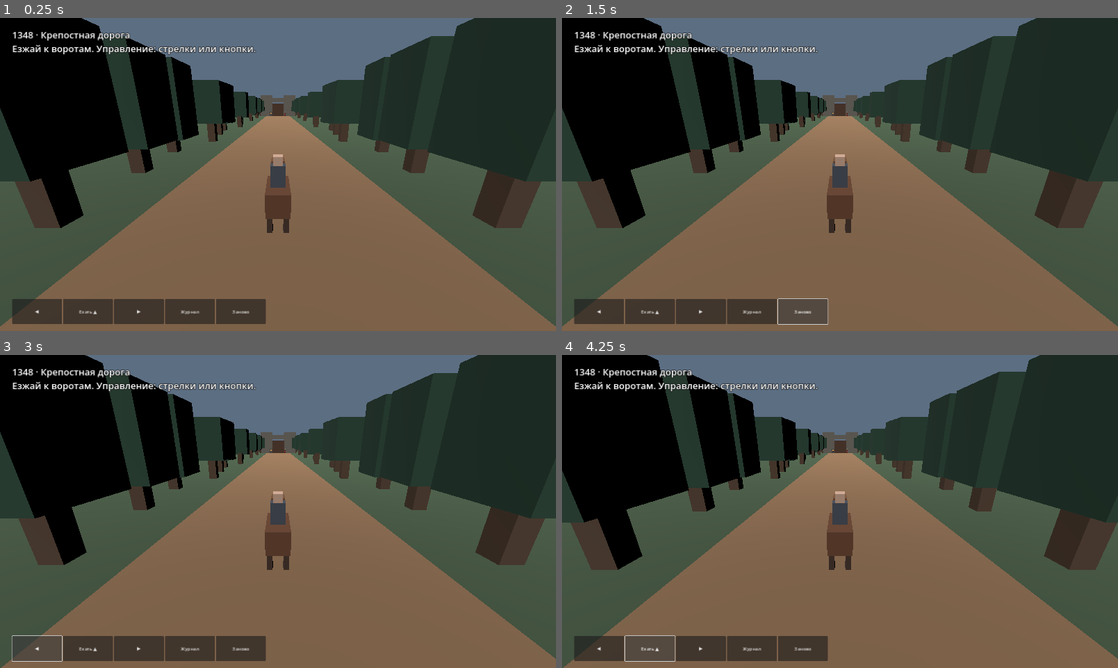
Above: before the commit, frames 1-4 (two rows, left to right).
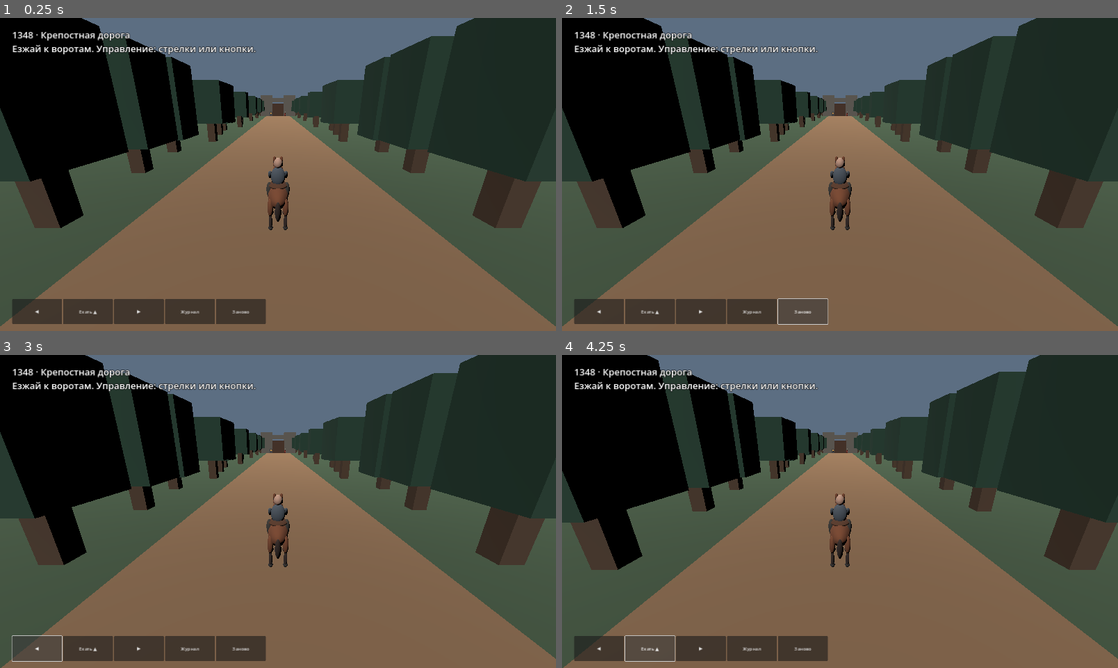
Above: after the commit, the same moments.

Repository: danilaextrem-afk/-
Game: Godot game, scene res://Content/Road.tscn
The game is run twice, just before and just after one commit, with the same random seed, the same clock (stepped at 60 frames per second) and the same inputs. This scene is started directly instead of the project's main scene.
Inputs:
- Up to frame 1 (0.25 s): no input
- Up to frame 2 (1.5 s): click "Заново" at 0.5 s; click "Заново" at 1.25 s
- Up to frame 3 (3 s): click "Заново" at 2 s; click "◀" at 2.75 s
- Up to frame 4 (4.25 s): click "Ехать ▲" at 3.5 s

The runs differ from the first frame. In frame 1, 0.6% of the frame differs, in the area x 47-53%, y 43-69%; in frame 2, 0.6%; in frame 3, 0.6%; in frame 4, 0.6%.

Commit message:
Animate a shared original bay horse and rider in both road scenes

Diff:
--- a/Source/night_road.gd
+++ b/Source/night_road.gd
@@ -76,6 +76,7 @@
 func restart() -> void:
 	phase = Phase.GARAGE
 	speed = 0
+	horse.pose(0)
 	mount.position = Vector3.ZERO
 	sightings = 0
 	trip_time = 0
@@ -156,6 +157,8 @@
 	mount.position.x = clampf(mount.position.x + clampf(steer,-1,1)*minf(speed,5)*delta,-4.4,4.4)
 	mount.position.z -= speed*delta
 	car.roll(speed*delta)
+	if horse.visible:
+		horse.pose(speed*delta)
 	trip_time += delta
 	traffic.position = Vector3(-3.1,0,-130+fmod(trip_time*8,155))
 	var distance := -mount.position.z
--- a/Source/road.gd
+++ b/Source/road.gd
@@ -13,6 +13,7 @@
 func restart() -> void:
 	journal.hide()
 	mount.position = Vector3.ZERO
+	horse.pose(0)
 	clock = Glimpse.new()
 	triggered = false
 	seen = false
@@ -58,13 +59,14 @@
 	var steering := Input.get_axis("ui_left","ui_right") + float(right.button_pressed) - float(left.button_pressed)
 	var half_width := 2.5 if mount.position.z < -102 else 4.5
 	mount.position.x = clampf(mount.position.x + clampf(steering,-1,1)*delta*4,-half_width,half_width)
+	var previous_z := mount.position.z
 	if ride.button_pressed or Input.is_action_pressed("ui_up"):
 		var through_gate := quest.stage >= Investigation.Stage.PASS_GATE and absf(mount.position.x) <= 2.5
 		var road_end := -113.0 if through_gate else -102.0
-		var previous_z := mount.position.z
 		mount.position.z = maxf(road_end, mount.position.z - delta*9)
 		if car.visible:
 			car.roll(previous_z - mount.position.z)
+	horse.pose(previous_z - mount.position.z)
 	var active := clock.remaining > 0
 	clock.advance(delta)
 	if not triggered and mount.position.z <= -20:
--- /dev/null
+++ b/Source/road_horse.gd
@@ -0,0 +1,69 @@
+extends Node3D
+
+# The animation displaces only visual joints. Forward travel belongs to the road.
+var barrel := Node3D.new()
+var hips: Array[Node3D] = []
+var knees: Array[Node3D] = []
+var stride := 0.0
+var oval := SphereMesh.new()
+var finishes := {}
+
+func shape(parent: Node3D, center: Vector3, size: Vector3, color: String, tilt := 0.0) -> void:
+	if not finishes.has(color):
+		var mat := StandardMaterial3D.new()
+		mat.albedo_color = Color(color)
+		finishes[color] = mat
+	var piece := MeshInstance3D.new()
+	piece.mesh = oval
+	piece.material_override = finishes[color]
+	parent.add_child(piece)
+	piece.position = center
+	piece.scale = size
+	piece.rotation.x = tilt
+
+func joint(parent: Node3D, center: Vector3) -> Node3D:
+	var pivot := Node3D.new()
+	parent.add_child(pivot)
+	pivot.position = center
+	return pivot
+
+func _ready() -> void:
+	oval.radial_segments = 12
+	oval.rings = 6
+	add_child(barrel)
+	var bay := "78462e"
+	var dark := "382b27"
+	shape(barrel,Vector3(0,1.25,.02),Vector3(.82,.92,1.91),bay)
+	shape(barrel,Vector3(0,1.74,-.77),Vector3(.5,1.1,.65),bay,-.43)
+	shape(barrel,Vector3(0,2.12,-1.22),Vector3(.42,.52,.83),bay,-.28)
+	shape(barrel,Vector3(0,2.03,-1.52),Vector3(.36,.33,.37),dark)
+	shape(barrel,Vector3(0,1.87,-.63),Vector3(.22,.95,.30),dark,-.44)
+	shape(barrel,Vector3(0,.98,1.01),Vector3(.23,.88,.31),dark,.27)
+	shape(barrel,Vector3(0,1.65,.08),Vector3(.76,.24,.79),"583827")
+	shape(barrel,Vector3(0,2.00,.1),Vector3(.55,.80,.39),"505963")
+	shape(barrel,Vector3(0,2.51,.08),Vector3(.32,.41,.34),"bd9480")
+	for side: int in [-1,1]:
+		shape(barrel,Vector3(.15*side,2.39,-1.01),Vector3(.12,.28,.13),bay)
+		shape(barrel,Vector3(.197*side,2.20,-1.28),Vector3(.04,.065,.07),"272321")
+		shape(barrel,Vector3(.34*side,1.47,.1),Vector3(.22,.63,.28),"403d39")
+		shape(barrel,Vector3(.30*side,2,-.13),Vector3(.17,.45,.18),"505963",.65)
+		for axle in [-.58,.62]:
+			var hip := joint(barrel,Vector3(.285*side,1.26,axle))
+			hips.append(hip)
+			shape(hip,Vector3(0,-.30,0),Vector3(.23,.72,.32),bay)
+			var knee := joint(hip,Vector3(0,-.59,0))
+			knees.append(knee)
+			shape(knee,Vector3(0,-.29,0),Vector3(.14,.64,.16),dark)
+			shape(knee,Vector3(0,-.58,-.035),Vector3(.18,.18,.25),"302e2d")
+
+func pose(distance: float) -> void:
+	if distance <= 0:
+		stride = 0
+	else:
+		stride = fmod(stride + distance * TAU / 3.2, TAU)
+	var moving := distance > 0
+	for i in hips.size():
+		var wave := sin(stride + (PI if i in [1,2] else 0.0)) if moving else 0.0
+		hips[i].rotation.x = .50 * wave
+		knees[i].rotation.x = -.47 * maxf(0.0,wave)
+	barrel.position.y = .055 * absf(sin(stride))
--- a/Source/two_epoch_road.gd
+++ b/Source/two_epoch_road.gd
@@ -7,7 +7,7 @@
 var forest := Node3D.new()
 var city := Node3D.new()
 var mount := Node3D.new()
-var horse := Node3D.new()
+var horse := preload("res://Source/road_horse.gd").new()
 var car := preload("res://Source/road_sedan.gd").new()
 var camera := Camera3D.new()
 var caption := Label.new()
@@ -64,13 +64,6 @@
 	for side in [-1,1]:
 		block(forest,Vector3(side*6,5,-107),Vector3(6,10,7),"726d64")
 	block(forest,Vector3(0,8,-107),Vector3(10,2,3),"726d64")
-	block(horse,Vector3(0,1.2,0),Vector3(0.9,0.9,2.1),"68422e")
-	block(horse,Vector3(0,1.92,-0.95),Vector3(0.56,1.0,0.65),"775137")
-	for x in [-0.31,0.31]:
-		for z in [-0.7,0.7]:
-			block(horse,Vector3(x,0.43,z),Vector3(0.22,0.86,0.26),"443026")
-	block(horse,Vector3(0,2.05,0.15),Vector3(0.55,0.85,0.45),"474d58")
-	block(horse,Vector3(0,2.63,0.15),Vector3(0.37,0.37,0.37),"c6a18b")
 	build_location()
 	mount.add_child(camera)
 	camera.position = Vector3(0,4.5,7.4)
--- /dev/null
+++ b/Tests/horse_test.gd
@@ -0,0 +1,18 @@
+extends SceneTree
+
+func _initialize() -> void:
+	call_deferred("run")
+
+func run() -> void:
+	var horse := preload("res://Source/road_horse.gd").new()
+	root.add_child(horse)
+	horse.pose(.8)
+	var ok := horse.hips.size() == 4 and horse.knees.size() == 4
+	ok = ok and horse.hips[0].rotation.x > .49 and horse.hips[1].rotation.x < -.49
+	ok = ok and is_equal_approx(horse.hips[0].rotation.x,horse.hips[3].rotation.x)
+	ok = ok and horse.knees[0].rotation.x < 0 and horse.position == Vector3.ZERO
+	horse.pose(0)
+	for i in horse.hips.size():
+		ok = ok and horse.hips[i].rotation.is_zero_approx() and horse.knees[i].rotation.is_zero_approx()
+	print("Horse diagonal gait, stationary pose and fixed root: ",ok)
+	quit(int(not ok))
Not shown, changed: Docs/07_PROGRESS_STATE.md
